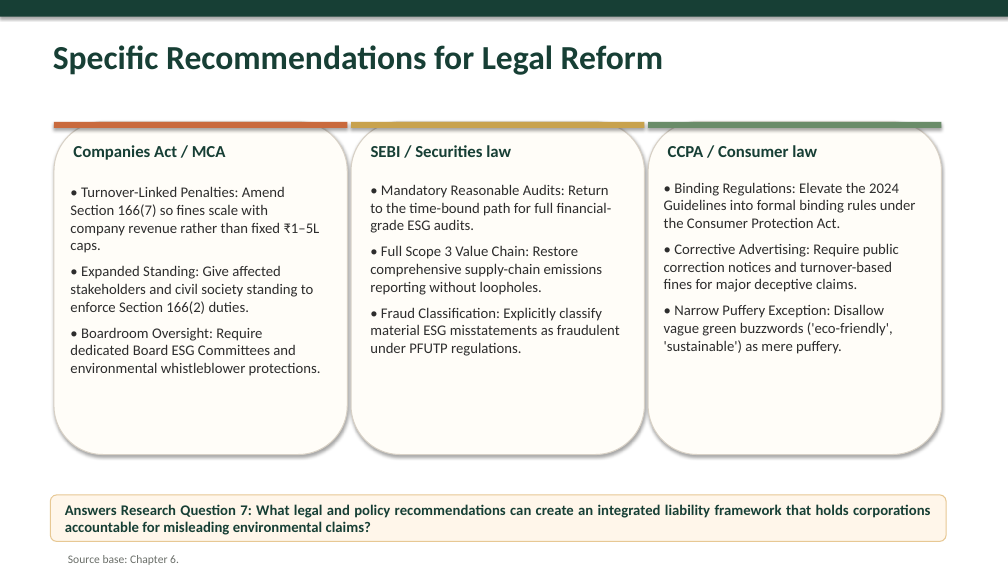
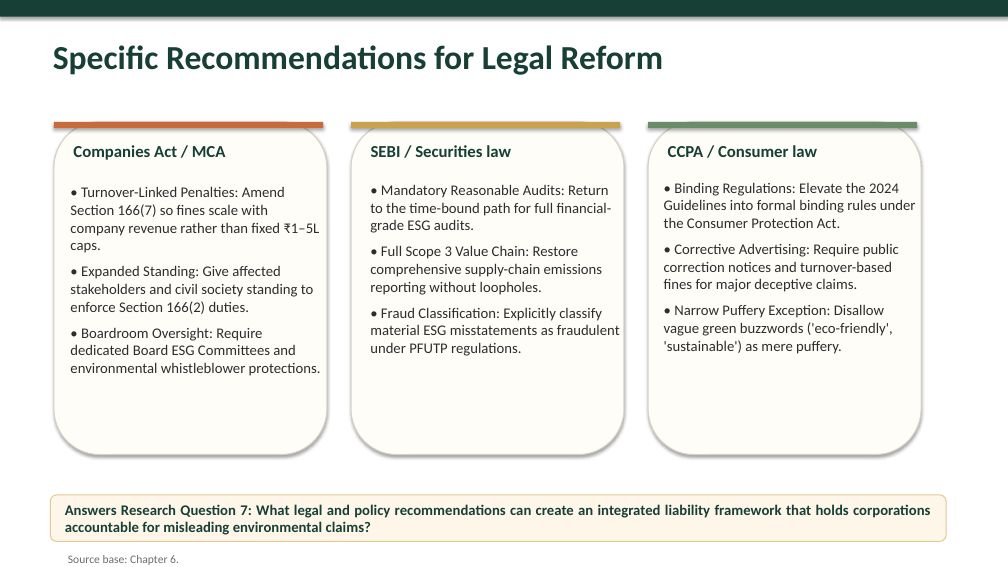
Before and after one commit to atul516/Final-VIva, a slide deck: slide 23 of Thesis Defence Presentation Final.pptx. Drawn at 1008x567 pixels with LibreOffice and Linux fonts; fonts in the diff are those of the drawing. Boxes give left, top, right and bottom in pixels: in the first picture for what was removed or moved away, otherwise in the second. Text is boxed around its words. In the diff, an @@ line names an element or a change of style, - is before the commit and + after.

```diff
--- a/Thesis Defence Presentation Final.pptx
+++ b/Thesis Defence Presentation Final.pptx
@@ rounded rectangle: place and size @@
-rounded rectangle at box(54, 122, 347, 454)
+rounded rectangle at box(54, 122, 327, 454)
@@ rectangle: place and size @@
-rectangle at box(54, 122, 347, 128)
+rectangle at box(54, 122, 323, 128)
@@ rounded rectangle: place and size @@
-rounded rectangle at box(351, 122, 644, 454)
+rounded rectangle at box(351, 122, 624, 454)
@@ rectangle: place and size @@
-rectangle at box(351, 122, 644, 128)
+rectangle at box(351, 122, 620, 128)
@@ rounded rectangle: place and size @@
-rounded rectangle at box(648, 122, 941, 454)
+rounded rectangle at box(648, 122, 921, 454)
@@ rectangle: place and size @@
-rectangle at box(648, 122, 941, 128)
+rectangle at box(648, 122, 917, 128)
```
Also in this commit, not shown: 7 other slides changed.
